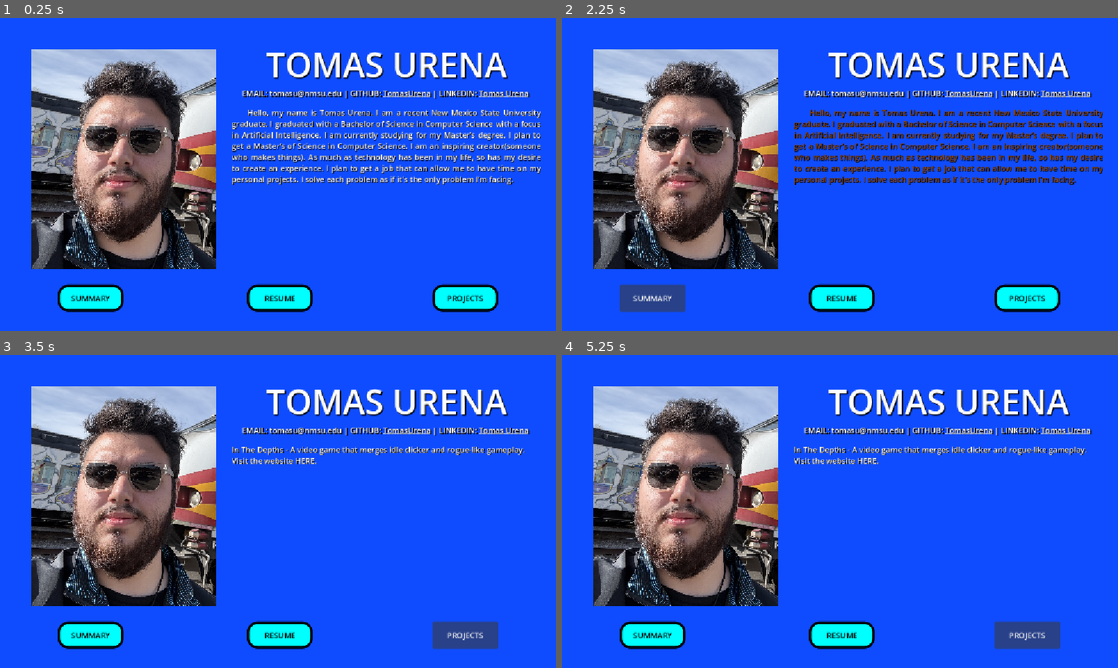
Above: before the commit, frames 1-4 (two rows, left to right).
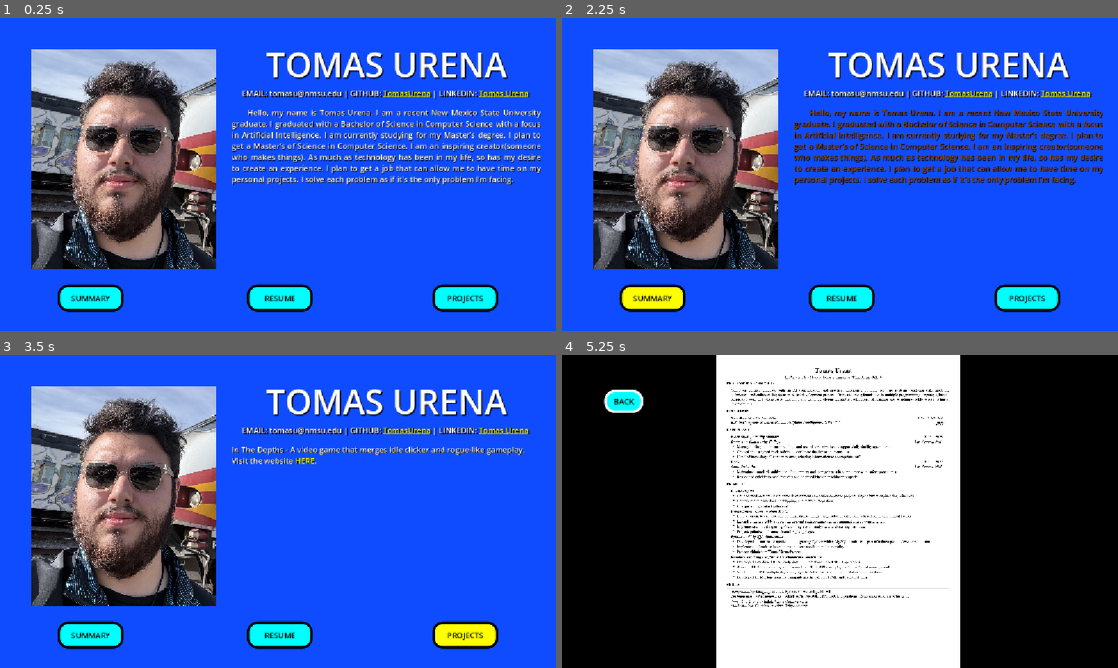
Above: after the commit, the same moments.

Repository: TomasUrena/Portfolio-TomasUrena
Game: Godot game, scene res://main.tscn
Two runs of this game, one before a commit and one after it. Both use one fixed random seed, a clock stepped at 60 frames per second and the inputs below.
Inputs (mouse positions are in pixels of both pictures, inside the frame that each line leads up to):
- Up to frame 1 (0.25 s): no input
- Up to frame 2 (2.25 s): click "RESUME" at 0.5 s; click (623, 64) at 1.25 s, where only the run after the commit has a clickable "BACK"; click "SUMMARY" at 2 s
- Up to frame 3 (3.5 s): click "PROJECTS" at 2.75 s
- Up to frame 4 (5.25 s): click "SUMMARY" at 3.5 s; click "RESUME" at 4.25 s; click (1029, 636) at 5 s, where only the run before the commit has a clickable "PROJECTS"

The runs differ from the first frame. In frame 1, 0.3% of the frame differs, in the area x 68-95%, y 23-26%; in frame 2, 1.3%; in frame 3, 1.4%; in frame 4, 97%, in the area x 0-100%, y 0-100%.

Commit message:
Made minor improvments.

Diff:
--- a/portfolio-tomas-urena/main.gd
+++ b/portfolio-tomas-urena/main.gd
@@ -20,11 +20,8 @@
 
 
 func _on_resume_button_pressed() -> void:
-	if OS.has_feature("web"):
-		JavaScriptBridge.eval(
-			"window.open('pdfs/RESUME.pdf', '_blank');")
-	else:
-		OS.shell_open("res://pdfs/RESUME.pdf")
+	OS.shell_open("res://pdfs/RESUME.pdf")
+	get_tree().change_scene_to_file("res://resume.tscn")
 	pass # Replace with function body.
 
 
--- a/portfolio-tomas-urena/main.tscn
+++ b/portfolio-tomas-urena/main.tscn
@@ -15,6 +15,30 @@
 corner_radius_bottom_right = 20
 corner_radius_bottom_left = 20
 
+[sub_resource type="StyleBoxFlat" id="StyleBoxFlat_kek77"]
+bg_color = Color(1, 0.64705884, 0, 1)
+border_width_left = 5
+border_width_top = 5
+border_width_right = 5
+border_width_bottom = 5
+border_color = Color(0, 0, 0, 1)
+corner_radius_top_left = 20
+corner_radius_top_right = 20
+corner_radius_bottom_right = 20
+corner_radius_bottom_left = 20
+
+[sub_resource type="StyleBoxFlat" id="StyleBoxFlat_7mycd"]
+bg_color = Color(1, 1, 0, 1)
+border_width_left = 5
+border_width_top = 5
+border_width_right = 5
+border_width_bottom = 5
+border_color = Color(0, 0, 0, 1)
+corner_radius_top_left = 20
+corner_radius_top_right = 20
+corner_radius_bottom_right = 20
+corner_radius_bottom_left = 20
+
 [sub_resource type="StyleBoxFlat" id="StyleBoxFlat_0xm2m"]
 bg_color = Color(0, 1, 1, 1)
 border_width_left = 5
@@ -27,8 +51,56 @@
 corner_radius_bottom_right = 20
 corner_radius_bottom_left = 20
 
+[sub_resource type="StyleBoxFlat" id="StyleBoxFlat_5vw27"]
+bg_color = Color(1, 0.64705884, 0, 1)
+border_width_left = 5
+border_width_top = 5
+border_width_right = 5
+border_width_bottom = 5
+border_color = Color(0, 0, 0, 1)
+corner_radius_top_left = 20
+corner_radius_top_right = 20
+corner_radius_bottom_right = 20
+corner_radius_bottom_left = 20
+
+[sub_resource type="StyleBoxFlat" id="StyleBoxFlat_4fiow"]
+bg_color = Color(1, 1, 0, 1)
+border_width_left = 5
+border_width_top = 5
+border_width_right = 5
+border_width_bottom = 5
+border_color = Color(0, 0, 0, 1)
+corner_radius_top_left = 20
+corner_radius_top_right = 20
+corner_radius_bottom_right = 20
+corner_radius_bottom_left = 20
+
 [sub_resource type="StyleBoxFlat" id="StyleBoxFlat_h2yge"]
 bg_color = Color(0, 1, 1, 1)
+border_width_left = 5
+border_width_top = 5
+border_width_right = 5
+border_width_bottom = 5
+border_color = Color(0, 0, 0, 1)
+corner_radius_top_left = 20
+corner_radius_top_right = 20
+corner_radius_bottom_right = 20
+corner_radius_bottom_left = 20
+
+[sub_resource type="StyleBoxFlat" id="StyleBoxFlat_272bh"]
+bg_color = Color(1, 0.64705884, 0, 1)
+border_width_left = 5
+border_width_top = 5
+border_width_right = 5
+border_width_bottom = 5
+border_color = Color(0, 0, 0, 1)
+corner_radius_top_left = 20
+corner_radius_top_right = 20
+corner_radius_bottom_right = 20
+corner_radius_bottom_left = 20
+
+[sub_resource type="StyleBoxFlat" id="StyleBoxFlat_lquwl"]
+bg_color = Color(1, 1, 0, 1)
 border_width_left = 5
 border_width_top = 5
 border_width_right = 5
@@ -82,7 +154,7 @@
 theme_override_constants/shadow_outline_size = 2
 theme_override_constants/shadow_offset_x = 2
 bbcode_enabled = true
-text = "EMAIL: tomasu@nmsu.edu | GITHUB: [url=https://github.com/TomasUrena]TomasUrena[/url] | LINKEDIN: [url=https://www.linkedin.com/in/tomas-urena-1687833a2/]Tomas Urena[/url] "
+text = "EMAIL: tomasu@nmsu.edu | GITHUB: [url=https://github.com/TomasUrena][color=yellow]TomasUrena[/color][/url] | LINKEDIN: [url=https://www.linkedin.com/in/tomas-urena-1687833a2/][color=yellow]Tomas Urena[/color][/url] "
 horizontal_alignment = 1
 metadata/_edit_lock_ = true
 
@@ -92,7 +164,11 @@
 offset_right = 256.0
 offset_bottom = 608.0
 theme_override_colors/font_color = Color(0, 0, 0, 1)
+theme_override_colors/font_pressed_color = Color(0, 0, 0, 1)
+theme_override_colors/font_hover_color = Color(0, 0, 0, 1)
 theme_override_styles/normal = SubResource("StyleBoxFlat_ig7tw")
+theme_override_styles/pressed = SubResource("StyleBoxFlat_kek77")
+theme_override_styles/hover = SubResource("StyleBoxFlat_7mycd")
 text = "SUMMARY"
 
 [node name="RESUME_BUTTON" type="Button" parent="." unique_id=1396397235]
@@ -101,7 +177,11 @@
 offset_right = 648.0
 offset_bottom = 608.0
 theme_override_colors/font_color = Color(0, 0, 0, 1)
+theme_override_colors/font_pressed_color = Color(0, 0, 0, 1)
+theme_override_colors/font_hover_color = Color(0, 0, 0, 1)
 theme_override_styles/normal = SubResource("StyleBoxFlat_0xm2m")
+theme_override_styles/pressed = SubResource("StyleBoxFlat_5vw27")
+theme_override_styles/hover = SubResource("StyleBoxFlat_4fiow")
 text = "RESUME"
 
 [node name="PROJECTS_BUTTON" type="Button" parent="." unique_id=1991638982]
@@ -110,7 +190,11 @@
 offset_right = 1032.0
 offset_bottom = 608.0
 theme_override_colors/font_color = Color(0, 0, 0, 1)
+theme_override_colors/font_pressed_color = Color(0, 0, 0, 1)
+theme_override_colors/font_hover_color = Color(0, 0, 0, 1)
 theme_override_styles/normal = SubResource("StyleBoxFlat_h2yge")
+theme_override_styles/pressed = SubResource("StyleBoxFlat_272bh")
+theme_override_styles/hover = SubResource("StyleBoxFlat_lquwl")
 text = "PROJECTS"
 
 [node name="SUMMARY" type="RichTextLabel" parent="." unique_id=1199138805]
@@ -132,7 +216,7 @@
 theme_override_colors/font_shadow_color = Color(0, 0, 0, 1)
 theme_override_styles/normal = SubResource("StyleBoxFlat_1bvp3")
 bbcode_enabled = true
-text = "In The Depths - A video game that merges idle clicker and rogue-like gameplay. Visit the website [url=https://gremloid.github.io/In-The-Depths-Website/]HERE[/url].
+text = "In The Depths - A video game that merges idle clicker and rogue-like gameplay. Visit the website [url=https://gremloid.github.io/In-The-Depths-Website/][color=yellow]HERE[/color][/url].
 "
 
 [connection signal="meta_clicked" from="CONTACT" to="." method="_on_contact_meta_clicked"]
--- /dev/null
+++ b/portfolio-tomas-urena/resume.gd
@@ -0,0 +1,16 @@
+extends Node2D
+
+
+# Called when the node enters the scene tree for the first time.
+func _ready() -> void:
+	pass # Replace with function body.
+
+
+# Called every frame. 'delta' is the elapsed time since the previous frame.
+func _process(delta: float) -> void:
+	pass
+
+
+func _on_back_pressed() -> void:
+	get_tree().change_scene_to_file("res://main.tscn")
+	pass # Replace with function body.
--- /dev/null
+++ b/portfolio-tomas-urena/resume.tscn
@@ -0,0 +1,71 @@
+[gd_scene format=3 uid="uid://c85nhifs5epe1"]
+
+[ext_resource type="Script" uid="uid://dmype2c7r54sj" path="res://resume.gd" id="1_7dc1d"]
+[ext_resource type="Texture2D" uid="uid://d0hmycnhuc2o8" path="res://RESUME.jpg" id="1_kgtcx"]
+
+[sub_resource type="StyleBoxFlat" id="StyleBoxFlat_ntm1e"]
+bg_color = Color(0, 1, 1, 1)
+border_width_left = 5
+border_width_top = 5
+border_width_right = 5
+border_width_bottom = 5
+border_color = Color(1, 1, 1, 1)
+corner_radius_top_left = 20
+corner_radius_top_right = 20
+corner_radius_bottom_right = 20
+corner_radius_bottom_left = 20
+
+[sub_resource type="StyleBoxFlat" id="StyleBoxFlat_kgtcx"]
+bg_color = Color(1, 0.64705884, 0, 1)
+border_width_left = 5
+border_width_top = 5
+border_width_right = 5
+border_width_bottom = 5
+border_color = Color(1, 1, 1, 1)
+corner_radius_top_left = 20
+corner_radius_top_right = 20
+corner_radius_bottom_right = 20
+corner_radius_bottom_left = 20
+
+[sub_resource type="StyleBoxFlat" id="StyleBoxFlat_7dc1d"]
+bg_color = Color(1, 1, 0, 1)
+border_width_left = 5
+border_width_top = 5
+border_width_right = 5
+border_width_bottom = 5
+border_color = Color(1, 1, 1, 1)
+corner_radius_top_left = 20
+corner_radius_top_right = 20
+corner_radius_bottom_right = 20
+corner_radius_bottom_left = 20
+
+[node name="Resume" type="Node2D" unique_id=1054691092]
+script = ExtResource("1_7dc1d")
+
+[node name="BACKGROUND" type="ColorRect" parent="." unique_id=1227642364]
+offset_right = 1152.0
+offset_bottom = 648.0
+color = Color(0, 0, 0, 1)
+metadata/_edit_lock_ = true
+
+[node name="CURRENT_RESUME" type="TextureRect" parent="." unique_id=937554975]
+offset_left = 320.00003
+offset_right = 3679.9995
+offset_bottom = 4349.5522
+scale = Vector2(0.15, 0.15)
+texture = ExtResource("1_kgtcx")
+
+[node name="BACK" type="Button" parent="." unique_id=1401255838]
+offset_left = 88.0
+offset_top = 72.0
+offset_right = 168.0
+offset_bottom = 120.0
+theme_override_colors/font_color = Color(0, 0, 0, 1)
+theme_override_colors/font_pressed_color = Color(0, 0, 0, 1)
+theme_override_colors/font_hover_color = Color(0, 0, 0, 1)
+theme_override_styles/normal = SubResource("StyleBoxFlat_ntm1e")
+theme_override_styles/pressed = SubResource("StyleBoxFlat_kgtcx")
+theme_override_styles/hover = SubResource("StyleBoxFlat_7dc1d")
+text = "BACK"
+
+[connection signal="pressed" from="BACK" to="." method="_on_back_pressed"]
Not shown, added: portfolio-tomas-urena/resume.gd.uid
Not shown, changed: index.pck
